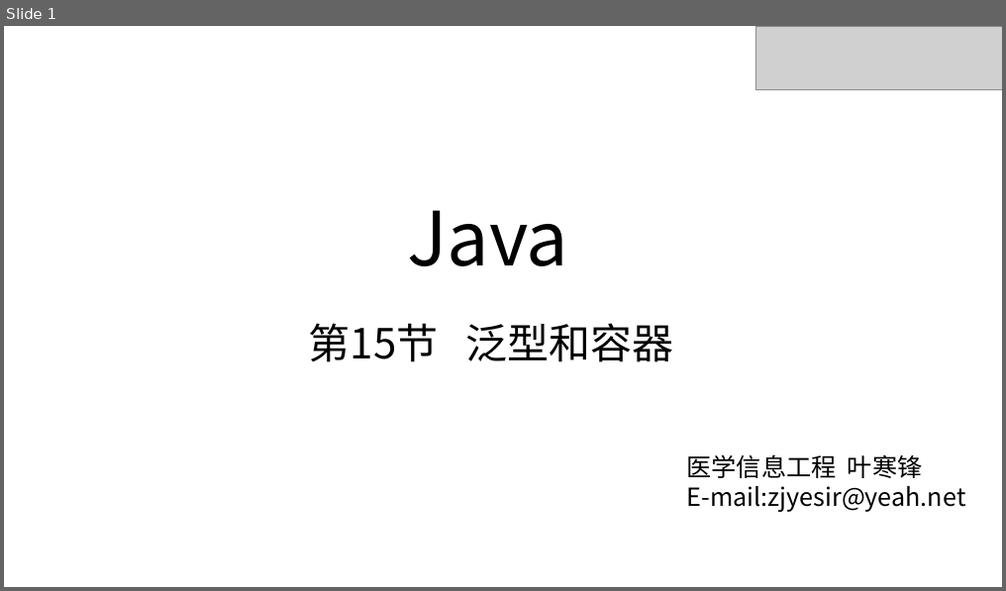
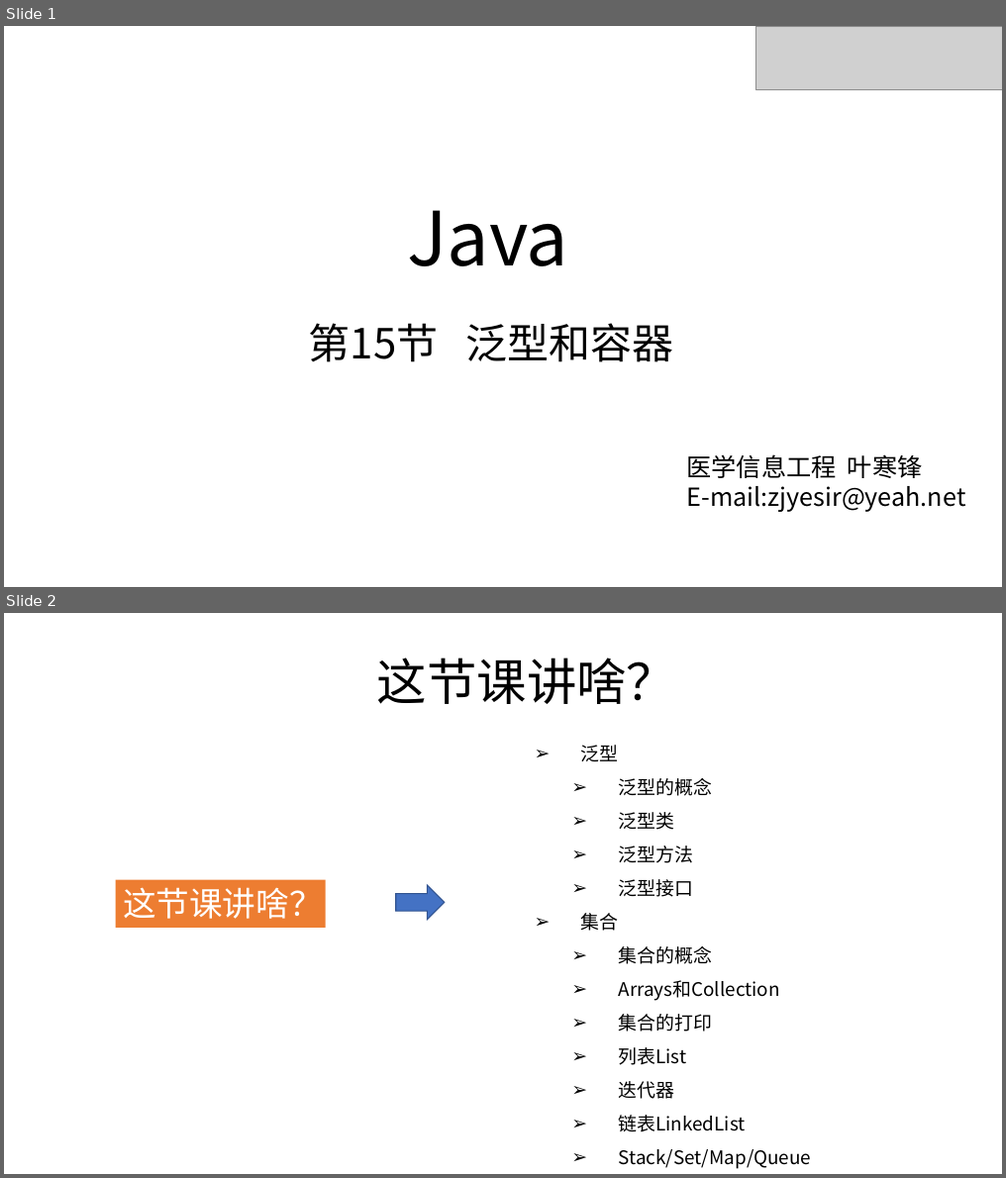
Before and after one commit to zjyesir/hmc_java_1, a slide deck: ppt/15.泛型和容器.pptx. Shown one above the other, each under a label of ours: slide 1 before the commit, slides 1 and 2 after it. The pictures are 1006x591 and 1006x1178 pixels, drawn with LibreOffice and Linux fonts; fonts in the diff are those of the drawing; grey boxes stand for pictures; background and template pictures are left out. Boxes give left, top, right and bottom in pixels: in the first picture for what was removed or moved away, otherwise in the second. Text is boxed around its words. In the diff, an @@ line names an element or a change of style, - is before the commit and + after.

```diff
--- a/ppt/15.泛型和容器.pptx
+++ b/ppt/15.泛型和容器.pptx
@@ slide 2 added at [4, 613, 1002, 1174], background picture (left out) @@
@@ text added at [377, 658, 676, 704], 48 pt, text #000000 @@
+这节课讲啥？
@@ text added at [581, 745, 812, 1169], 18 pt, text #000000 @@
+➢ 泛型
+  ➢ 泛型的概念
+  ➢ 泛型类
+  ➢ 泛型方法
+  ➢ 泛型接口
+➢ 集合
+  ➢ 集合的概念
+  ➢ Arrays和Collection
+  ➢ 集合的打印
+  ➢ 列表List
+  ➢ 迭代器
+  ➢ 链表LinkedList
+  ➢ Stack/Set/Map/Queue
@@ rectangle added at [116, 880, 325, 928], fill #ED7D31, 32 pt, text #FFFFFF @@
+这节课讲啥？
@@ right arrow added at [396, 885, 445, 920], fill #4472C4, outline #325491 1 pt @@
```
Also in this commit, not shown: 2 slides changed, 21 other slides added, 32 slides removed, 5 other files.
